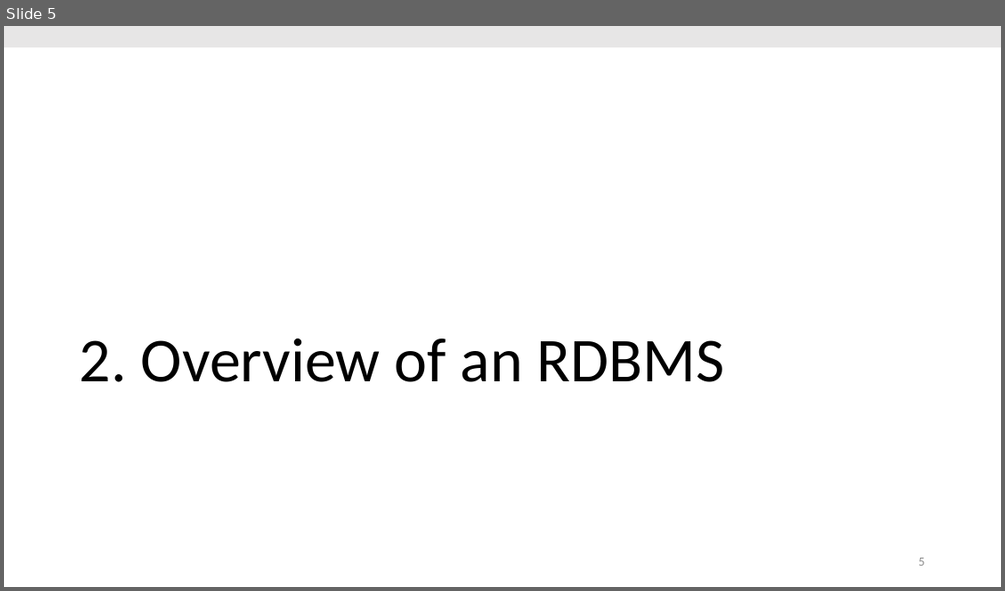
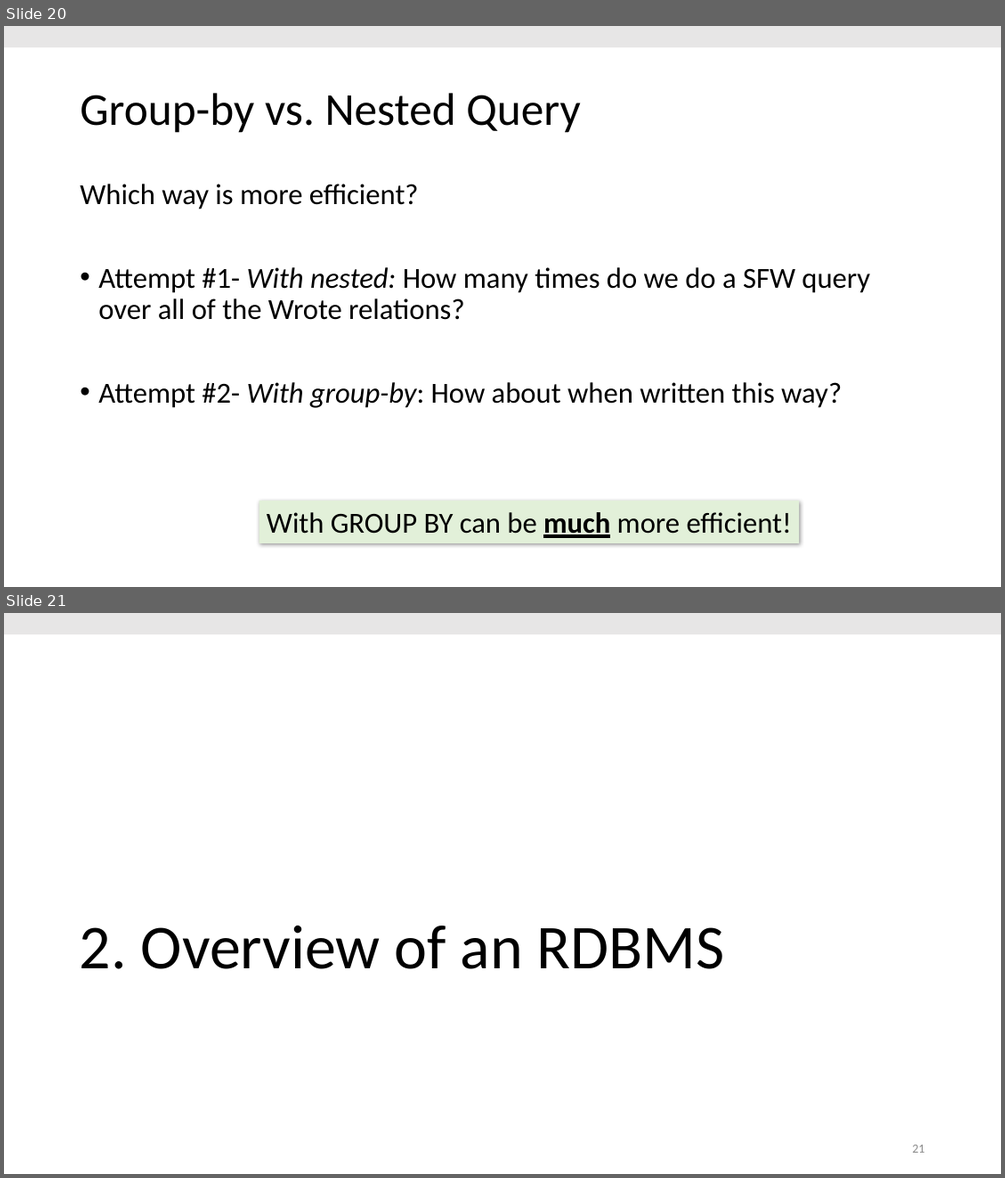
Before and after one commit to thodrek/cs639_spring19, a slide deck: lectures/lecture-6/Lecture_6_Princ.pptx. Shown one above the other, each under a label of ours: slide 5 before the commit, slides 20 and 21 after it. The pictures are 1005x591 and 1005x1178 pixels, drawn with LibreOffice and Linux fonts; fonts in the diff are those of the drawing. Boxes give left, top, right and bottom in pixels: in the first picture for what was removed or moved away, otherwise in the second. Text is boxed around its words. In the diff, an @@ line names an element or a change of style, - is before the commit and + after.

```diff
--- a/lectures/lecture-6/Lecture_6_Princ.pptx
+++ b/lectures/lecture-6/Lecture_6_Princ.pptx
@@ slide 20 added at [4, 26, 1001, 587], background #FFFFFF @@
@@ rectangle added at [4, 26, 1001, 47], fill #E7E6E6 @@
@@ title added at [80, 93, 580, 133], 44 pt, text #000000 @@
+Group-by vs. Nested Query
@@ text added at [80, 184, 870, 408], 28 pt, text #000000 @@
+Which way is more efficient?
+• Attempt #1- With nested: How many times do we do a SFW query over all of the Wrote relations?
+• Attempt #2- With group-by: How about when written this way?
@@ rectangle added at [259, 500, 799, 543], fill #E2F0D9, 28 pt, text #000000 @@
+With GROUP BY can be much more efficient!
@@ what was slide 5 is now slide 21 @@
@@ page number at [912, 1144, 924, 1152]: text changed @@
-5
+21
```
Also in this commit, not shown: 15 other slides added, 3 other files.
